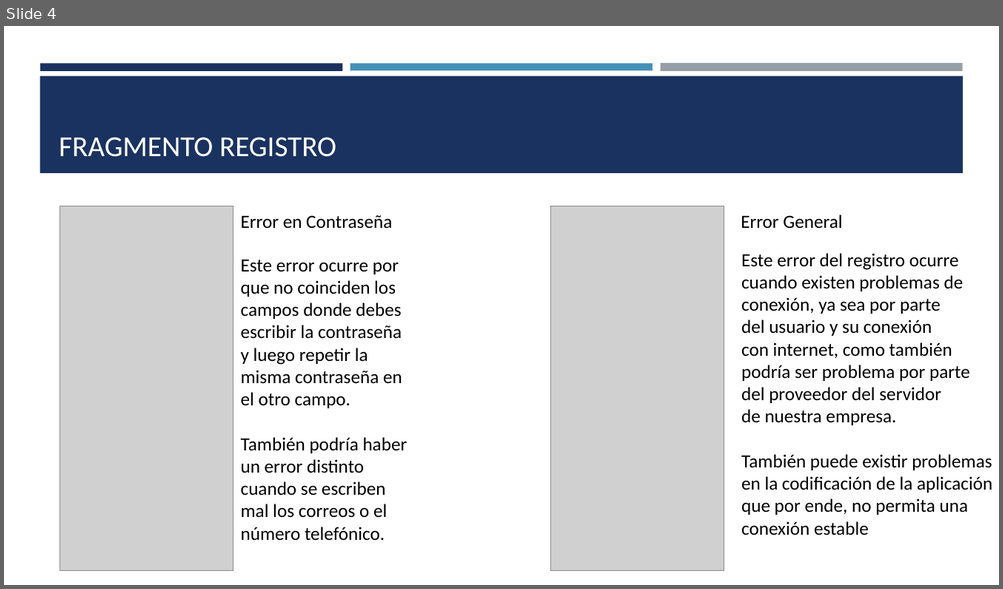
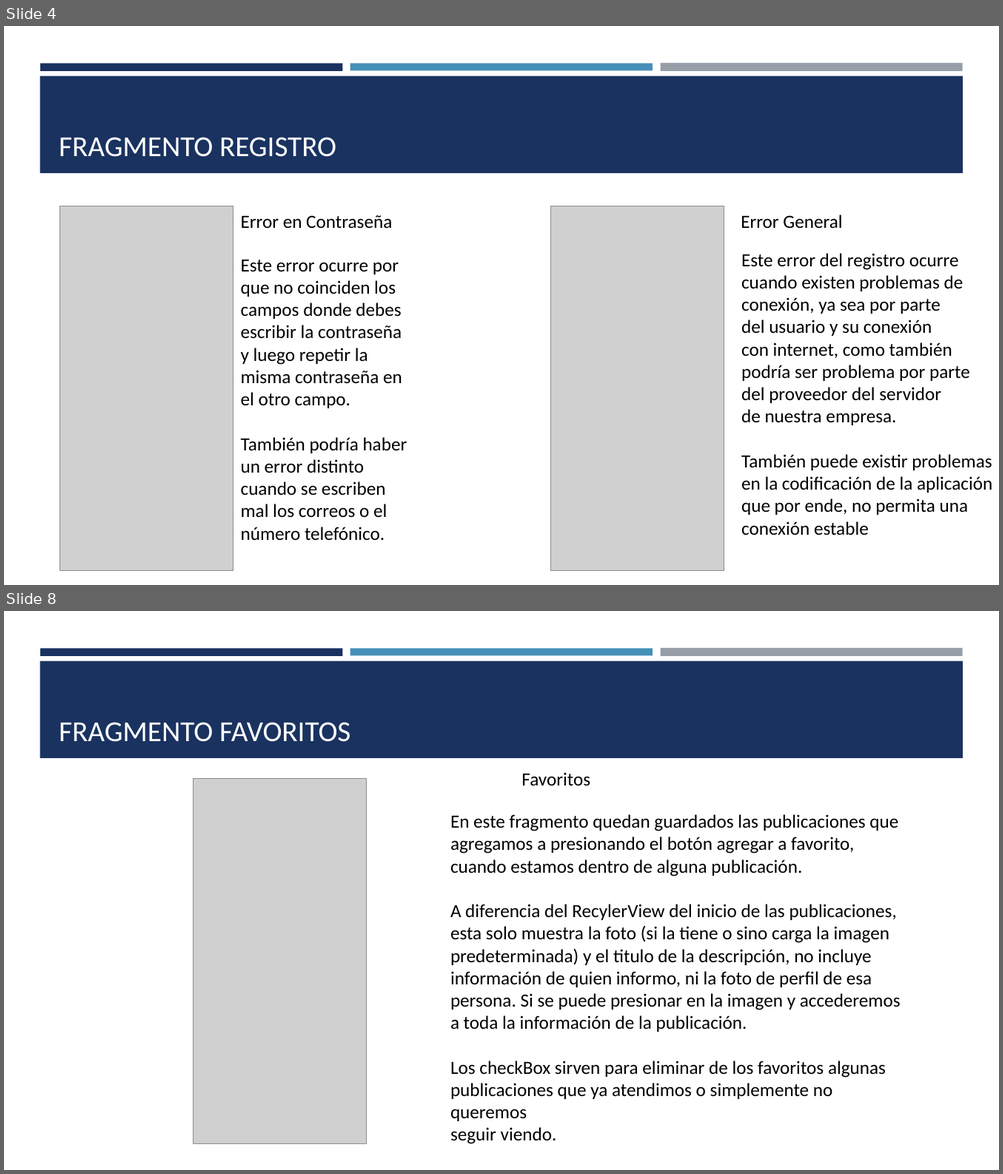
Before and after one commit to enzohachi/PerritosChile, a slide deck: presentacion proyecto/Aplicación Perritos Chile.pptx. Shown one above the other, each under a label of ours: slide 4 before the commit, slides 4 and 8 after it; the slides between them are not shown. The pictures are 1003x589 and 1003x1174 pixels, drawn with LibreOffice and Linux fonts; fonts in the diff are those of the drawing; grey boxes stand for pictures. Boxes give left, top, right and bottom in pixels: in the first picture for what was removed or moved away, otherwise in the second. Text is boxed around its words. In the diff, an @@ line names an element or a change of style, - is before the commit and + after.

```diff
--- a/presentacion proyecto/Aplicación Perritos Chile.pptx
+++ b/presentacion proyecto/Aplicación Perritos Chile.pptx
@@ slide 8 added at bbox=[4, 611, 999, 1170], background #FFFFFF; not listed: 4 template elements that a slide beside it also shows @@
@@ title added at bbox=[59, 722, 350, 742], 28 pt, text #FFFFFF @@
+FRAGMENTO FAVORITOS
@@ picture added at bbox=[193, 779, 366, 1145] @@
@@ text added at bbox=[521, 772, 590, 786], 18 pt, text #000000 @@
+Favoritos
@@ text added at bbox=[450, 815, 900, 1141], 18 pt, text #000000 @@
+En este fragmento quedan guardados las publicaciones que agregamos a presionando el botón agregar a favorito, cuando estamos dentro de alguna publicación.
+A diferencia del RecylerView del inicio de las publicaciones, esta solo muestra la foto (si la tiene o sino carga la imagen
+predeterminada) y el titulo de la descripción, no incluye información de quien informo, ni la foto de perfil de esa persona. Si se puede presionar en la imagen y accederemos a toda la información de la publicación.
+Los checkBox sirven para eliminar de los favoritos algunas
+publicaciones que ya atendimos o simplemente no queremos
+seguir viendo.
```
Also in this commit, not shown: 1 slide changed, 4 other slides added, 1 slide removed, 4 other files.
